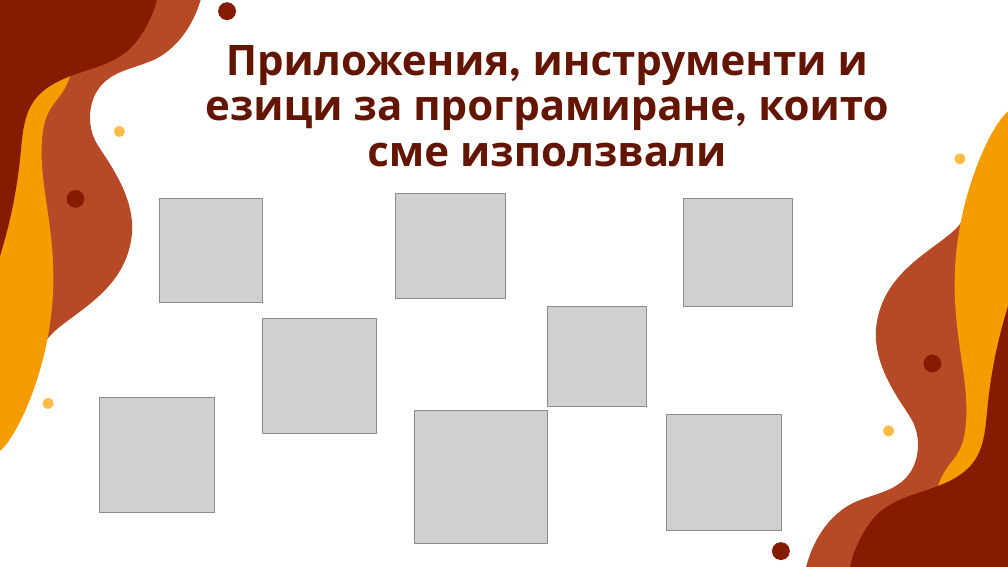
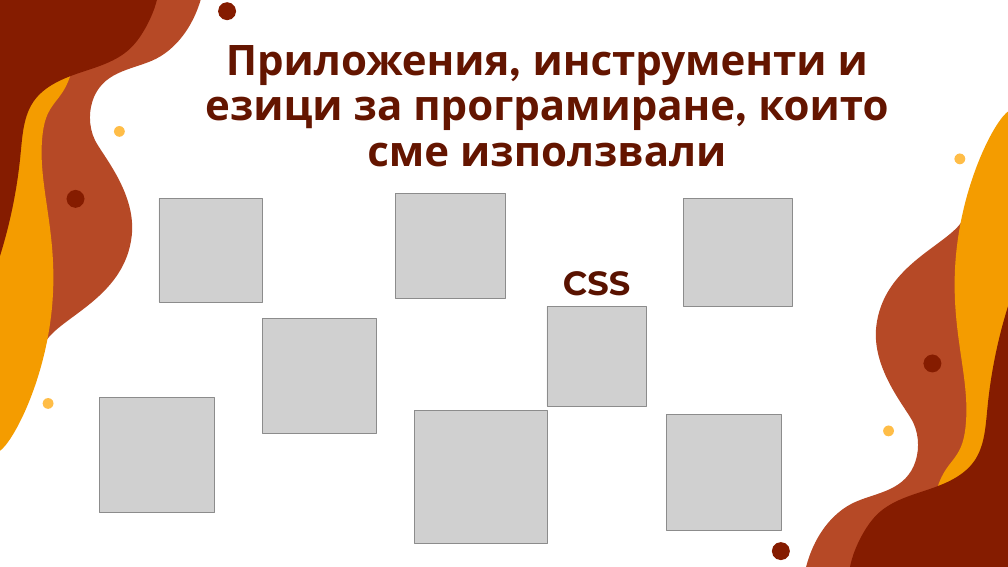
Before and after one commit to EGGeorgieva21/HOMELANDER, a slide deck: slide 7 of presentationpptx.pptx (slide 8 before the commit). Drawn at 1008x567 pixels with LibreOffice and Linux fonts; fonts in the diff are those of the drawing; grey boxes stand for pictures. Boxes give left, top, right and bottom in pixels: in the first picture for what was removed or moved away, otherwise in the second. Text is boxed around its words. In the diff, an @@ line names an element or a change of style, - is before the commit and + after.

```diff
--- a/presentationpptx.pptx
+++ b/presentationpptx.pptx
@@ text added at <box>563,271,630,296</box>, 32 pt, text #591200, bold @@
+CSS
```
Also in this commit, not shown: 1 other slide changed, 3 slides added, 4 slides removed, 5 other files.
